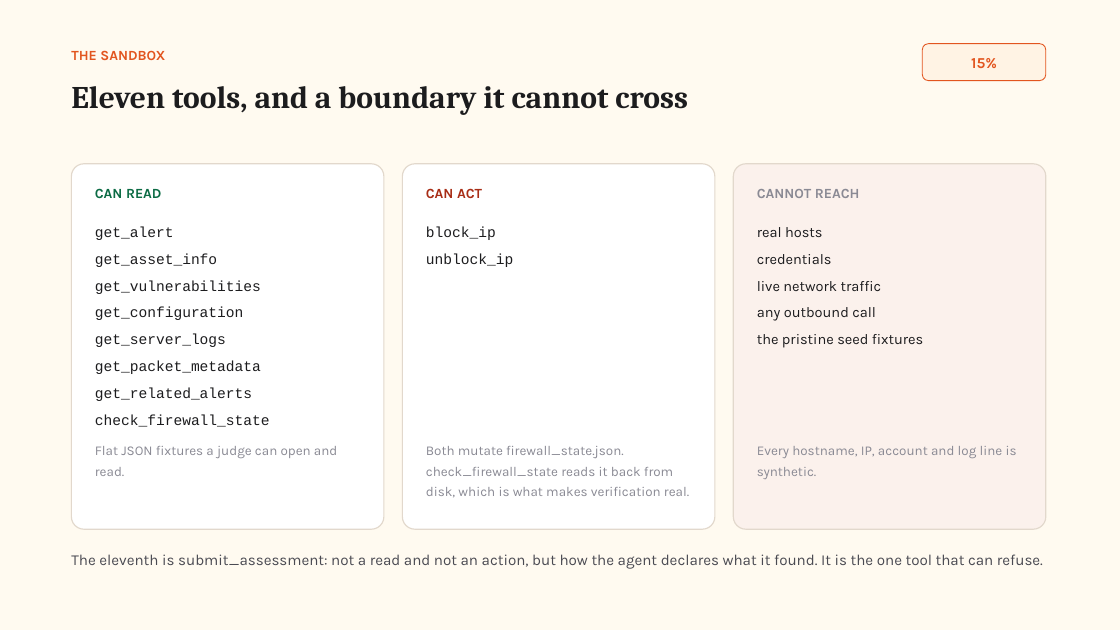
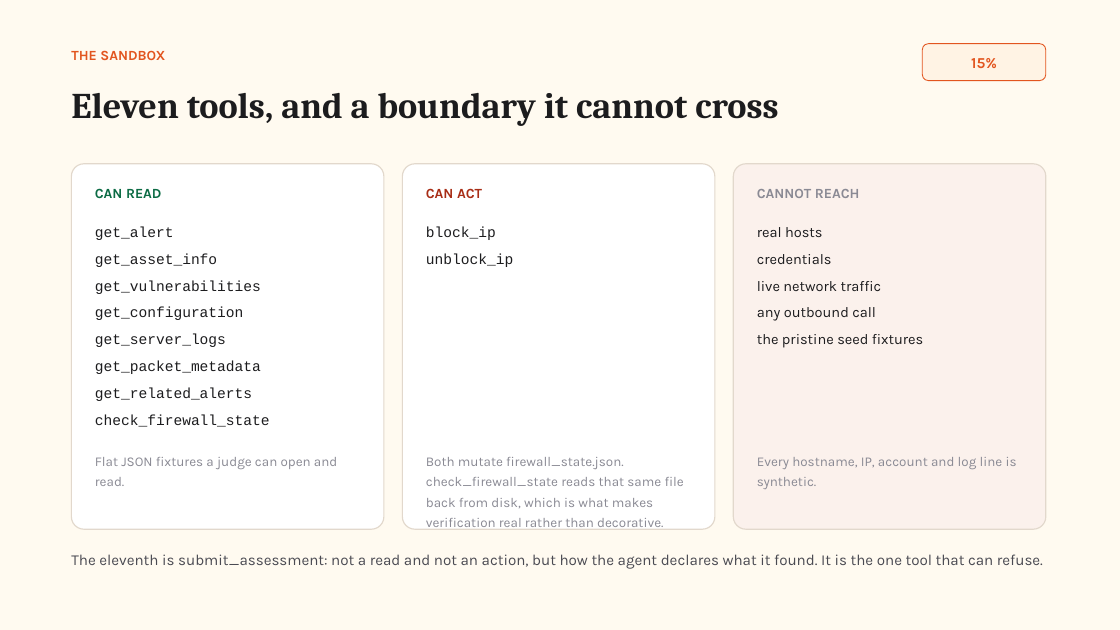
Before and after one commit to Graybeep/Dropout_Autonomous-SOC-Investigation-Response-Agent, a slide deck: slide 5 of deck.pptx (slide 6 before the commit). Drawn at 1120x630 pixels with LibreOffice and Linux fonts; fonts in the diff are those of the drawing. Boxes give left, top, right and bottom in pixels: in the first picture for what was removed or moved away, otherwise in the second. Text is boxed around its words. In the diff, an @@ line names an element or a change of style, - is before the commit and + after.

```diff
--- a/deck.pptx
+++ b/deck.pptx
@@ text "Eleven tools, and a boundary ..." at (71, 93, 778, 126): size 27 to 31 pt @@
@@ text "Flat JSON fixtures a judge ...": place and size @@
-text "Flat JSON fixtures a judge ..." at (95, 446, 337, 476)
+text "Flat JSON fixtures a judge ..." at (95, 457, 337, 486)
@@ text at (426, 457, 684, 530): text changed @@
-Both mutate firewall_state.json. check_firewall_state reads it back from disk, which is what makes verification real.
+Both mutate firewall_state.json. check_firewall_state reads that same file back from disk, which is what makes verification real rather than decorative.
@@ text "Every hostname, IP, account and ...": place and size @@
-text "Every hostname, IP, account and ..." at (757, 446, 1017, 479)
+text "Every hostname, IP, account and ..." at (757, 457, 1017, 489)
```
Also in this commit, not shown: 7 other slides changed, 1 slide added, 2 slides removed, 3 other files.
